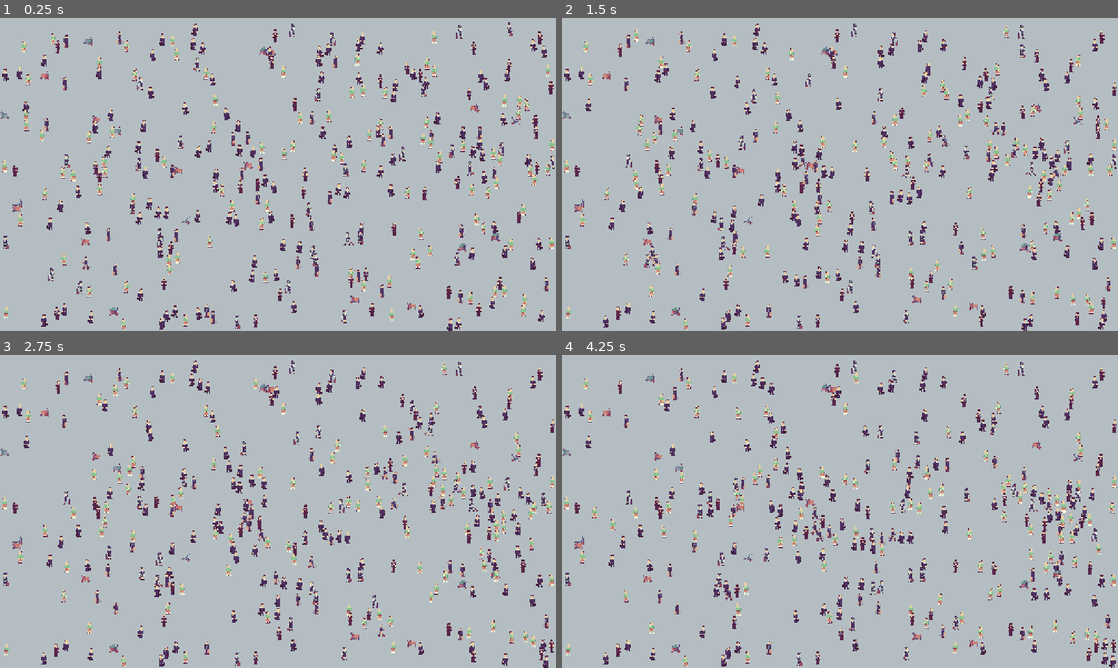
Above: before the commit, frames 1-4 (two rows, left to right).
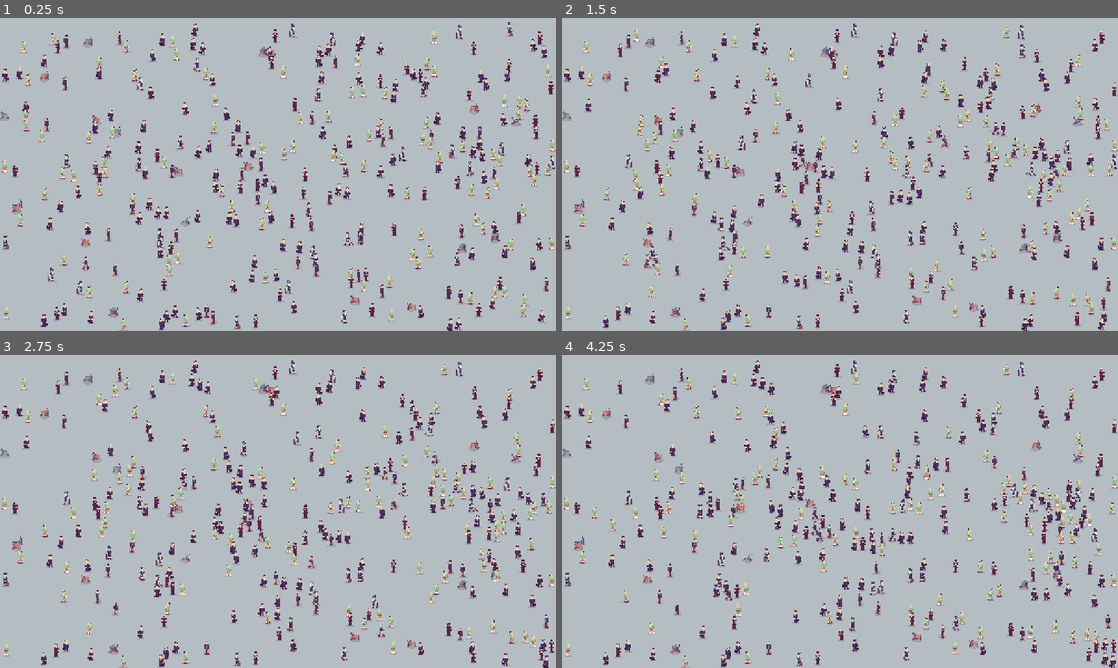
Above: after the commit, the same moments.

Repository: BertrandBordage/Spyport
Game: Godot game, scene res://scenes/game.tscn
Same seed, same stepped clock (60 frames per second), same inputs: the game is played once before the commit and once after it.
Inputs:
- Up to frame 1 (0.25 s): no input
- Up to frame 2 (1.5 s): hold D (player_0_right) 0.53-1.28 s; hold S (player_0_down) from 1.28 s (still down)
- Up to frame 3 (2.75 s): release S (player_0_down) at 2.03 s; hold D (player_0_right) from 2.03 s (still down)
- Up to frame 4 (4.25 s): release D (player_0_right) at 2.78 s; hold W (player_0_up) 2.78-3.53 s; hold A (player_0_left) from 3.53 s (still down)

The runs differ from the first frame. In frame 1, 2.0% of the frame differs, in the area x 0-100%, y 5-100%; in frame 2, 1.9%; in frame 3, 1.9%; in frame 4, 2.0%.

Commit message:
Adds 2 shadows.

Diff:
--- a/scenes/bot.tscn
+++ b/scenes/bot.tscn
@@ -1,6 +1,7 @@
 [gd_scene format=3 uid="uid://btkklhl5kvjb5"]
 
 [ext_resource type="Script" uid="uid://y1xmd6nbkv1k" path="res://scenes/bot.gd" id="1_qpkb6"]
+[ext_resource type="Texture2D" uid="uid://bkv2hkpd2p0es" path="res://assets/characters/character-shadow.png" id="2_hhacj"]
 [ext_resource type="SpriteFrames" uid="uid://ct1ktpp4816df" path="res://assets/characters/stewardess-frames.tres" id="2_qpkb6"]
 
 [sub_resource type="CapsuleShape2D" id="CapsuleShape2D_hhacj"]
@@ -10,11 +11,16 @@
 [node name="Bot" type="CharacterBody2D" unique_id=1198885259]
 script = ExtResource("1_qpkb6")
 
+[node name="Shadow" type="Sprite2D" parent="." unique_id=659988595]
+z_index = -1
+z_as_relative = false
+position = Vector2(0, 2)
+texture = ExtResource("2_hhacj")
+
 [node name="Sprite" type="AnimatedSprite2D" parent="." unique_id=612182173]
 unique_name_in_owner = true
 position = Vector2(0, -14)
 sprite_frames = ExtResource("2_qpkb6")
-animation = &"walk"
 
 [node name="CollisionShape2D" type="CollisionShape2D" parent="." unique_id=1162001147]
 rotation = 1.5707964
--- a/scenes/obstacles/trolley.tscn
+++ b/scenes/obstacles/trolley.tscn
@@ -1,6 +1,7 @@
 [gd_scene format=3 uid="uid://dn1efew24so"]
 
 [ext_resource type="Script" uid="uid://bg3a5orx37jhd" path="res://scenes/obstacles/trolley.gd" id="1_5nko6"]
+[ext_resource type="Texture2D" uid="uid://c0pcdotngcx5h" path="res://assets/obstacles/trolley_shadow.png" id="2_6s1s3"]
 [ext_resource type="Texture2D" uid="uid://c1qas15ced7o0" path="res://assets/obstacles/trolley0.png" id="2_qcy8p"]
 
 [sub_resource type="RectangleShape2D" id="RectangleShape2D_5nko6"]
@@ -11,6 +12,12 @@
 lock_rotation = true
 script = ExtResource("1_5nko6")
 
+[node name="Shadow" type="Sprite2D" parent="." unique_id=1295517270]
+z_index = -1
+z_as_relative = false
+position = Vector2(0, -1)
+texture = ExtResource("2_6s1s3")
+
 [node name="Sprite" type="Sprite2D" parent="." unique_id=1578052141]
 unique_name_in_owner = true
 position = Vector2(0, -11)
--- a/scenes/player.tscn
+++ b/scenes/player.tscn
@@ -2,6 +2,7 @@
 
 [ext_resource type="Script" uid="uid://triwf4n52fmy" path="res://scenes/player.gd" id="1_g2els"]
 [ext_resource type="SpriteFrames" uid="uid://mnyxe1masbvi" path="res://assets/characters/janitor-frames.tres" id="2_g2els"]
+[ext_resource type="Texture2D" uid="uid://bkv2hkpd2p0es" path="res://assets/characters/character-shadow.png" id="2_qhqgy"]
 
 [sub_resource type="CapsuleShape2D" id="CapsuleShape2D_qhqgy"]
 radius = 2.0
@@ -9,6 +10,12 @@
 
 [node name="Player" type="CharacterBody2D" unique_id=591049096]
 script = ExtResource("1_g2els")
+
+[node name="Shadow" type="Sprite2D" parent="." unique_id=1900858868]
+z_index = -1
+z_as_relative = false
+position = Vector2(0, 2)
+texture = ExtResource("2_qhqgy")
 
 [node name="Sprite" type="AnimatedSprite2D" parent="." unique_id=551960305]
 unique_name_in_owner = true
Binary file added: assets/characters/character-shadow.png
Not shown, added: assets/characters/character-shadow.png.import
Binary file added: assets/obstacles/trolley_shadow.png
Not shown, added: assets/obstacles/trolley_shadow.png.import
